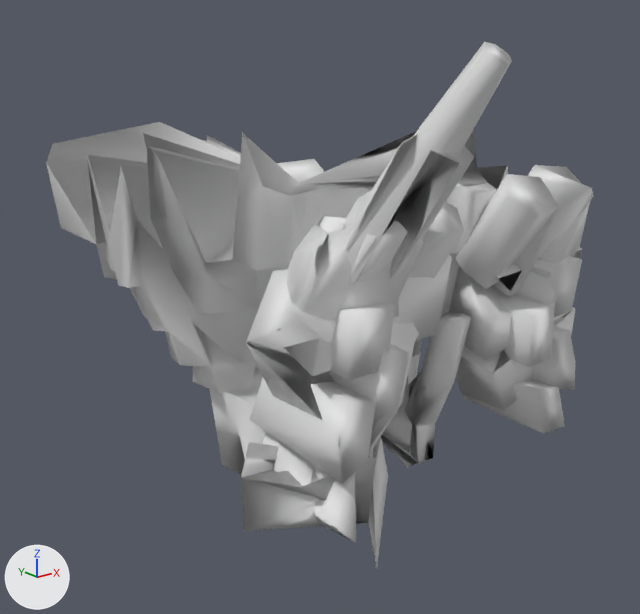
Two versions of the OBJ model src/main/resources/assets/kn8/meshes/kaiju_no9_no15/body.obj, one commit apart.
Rendered twice from a 50 mm camera at (-0.418, -0.511, 1.381) aimed at (-0.007, 0.002, 1.175). Every picture has the same lights, and +X, +Y and +Z are marked at lower left. The picture after the commit comes second. Where no turn or scale is listed for an object, it has been applied to the vertices. Vertices at exactly the same position are counted once.

The older version as bpy lines, for what is in view:
```python
me_body = bpy.data.meshes.new('body')
me_body.from_pydata(...)  # 637 vertices, 1200 faces; spans x -0.149..0.153, y -0.229..0.219, z 0.981..1.375
ob_body = bpy.data.objects.new('body', me_body)
ob_body.location = (0.0, 0.0, 0.0)
```
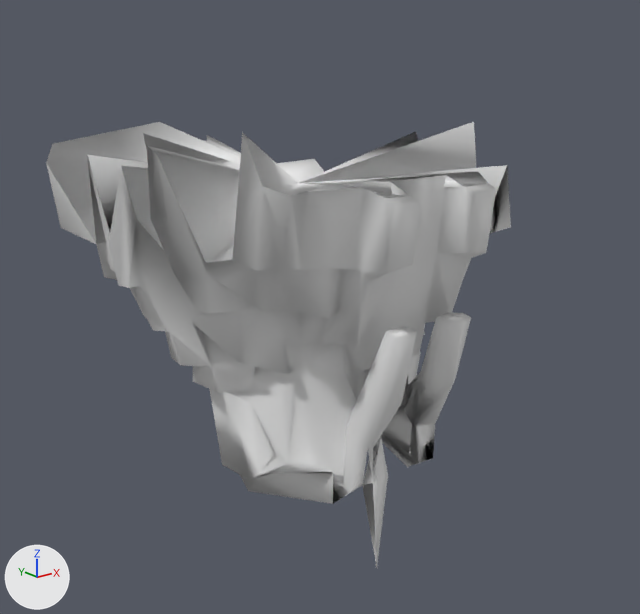
Changed parts and their boxes [x1, y1, x2, y2] in the pictures (640 x 614 px; the box of a moved part takes in the faces that stretch with it):
'body', reshaped (15% narrower, 15% shorter)
    before: [46, 42, 594, 567]
    after: [46, 122, 511, 567]
part 1 of me_body, deleted
    before: [241, 42, 594, 543]
part 2 of me_body, moved or reshaped
    before: [88, 129, 507, 462]
    after: [88, 122, 507, 483]

Edits to the bpy script that builds the scene:
```text
Change me_body:
    used by ob_body; location = (0.0, 0.0, 0.0)
    remove me_body.from_pydata(...)  # 637 vertices, 1200 faces; spans x -0.149..0.153, y -0.229..0.219, z 0.981..1.375
    add me_body.from_pydata(...)  # 433 vertices, 861 faces; spans x -0.149..0.153, y -0.116..0.219, z 0.981..1.321
    me_body part 1: 17 loose pieces with 204 vertices, spanning x -0.14..0.141, y -0.229..-0.059, z 1.07..1.375, are deleted
    me_body part 2
    18 faces are deleted
    18 new faces join them
```
